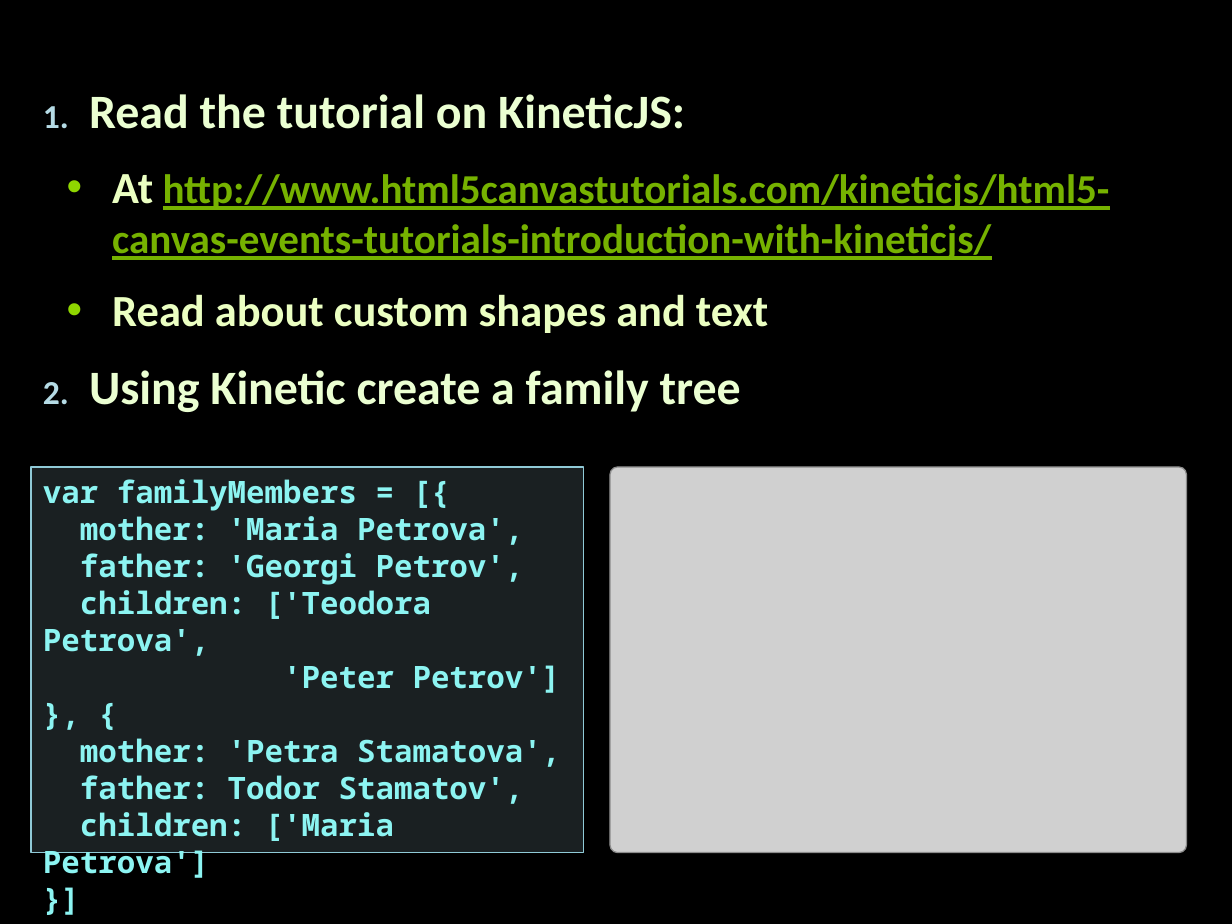
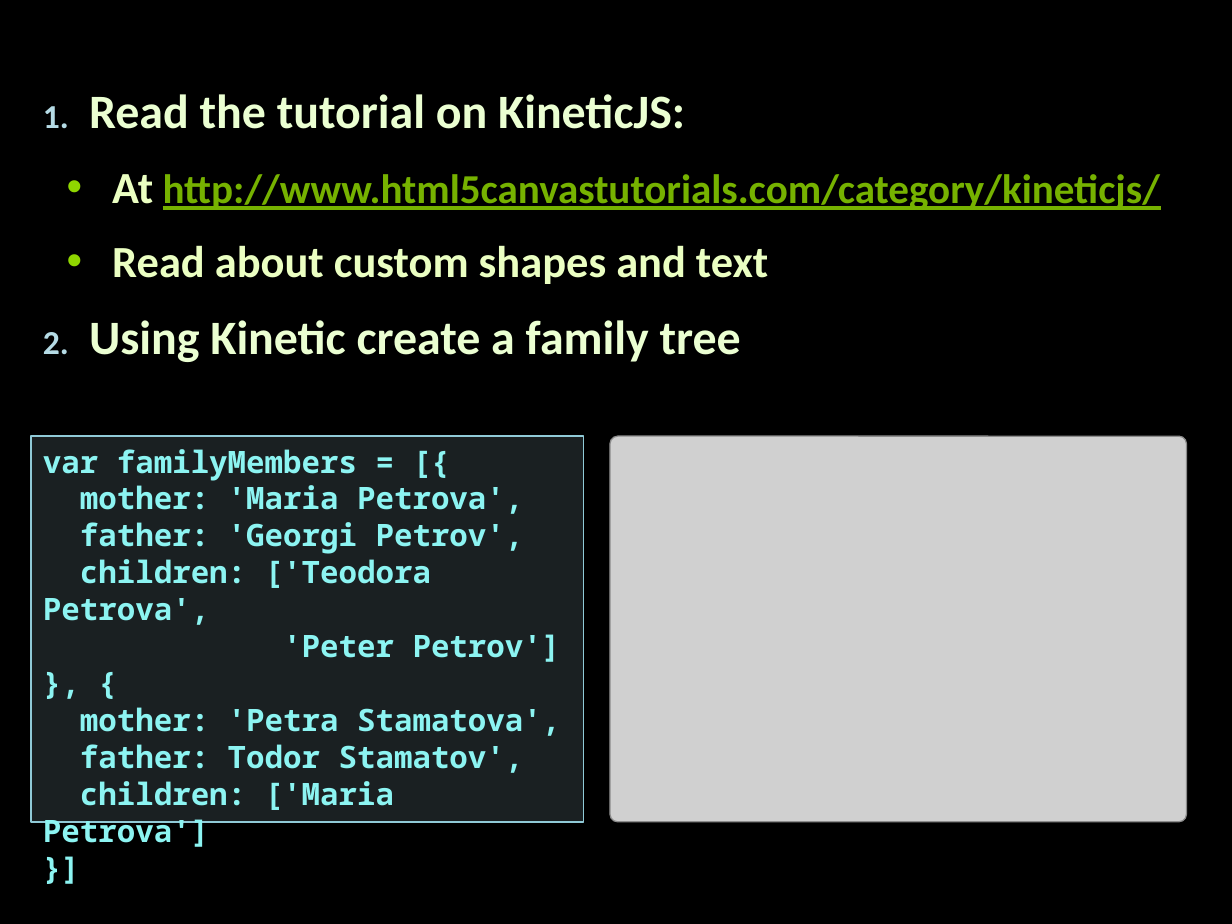
Before and after one commit to Termininja/TelerikAcademy, a slide deck: slide 1 of JavaScript/JS UI & DOM/03. KineticJS/KineticJS.pptx. Drawn at 1232x924 pixels with LibreOffice and Linux fonts; fonts in the diff are those of the drawing; grey boxes stand for pictures. Boxes give left, top, right and bottom in pixels: in the first picture for what was removed or moved away, otherwise in the second. Text is boxed around its words. In the diff, an @@ line names an element or a change of style, - is before the commit and + after.

```diff
--- a/JavaScript/JS UI & DOM/03. KineticJS/KineticJS.pptx
+++ b/JavaScript/JS UI & DOM/03. KineticJS/KineticJS.pptx
@@ text at box(112, 174, 1160, 210): text changed @@
-  • At http://www.html5canvastutorials.com/kineticjs/html5-canvas-events-tutorials-introduction-with-kineticjs/
+  • At http://www.html5canvastutorials.com/category/kineticjs/
@@ rectangle "var familyMembers = [{": place and size @@
-rectangle "var familyMembers = [{" at box(31, 467, 584, 853)
+rectangle "var familyMembers = [{" at box(31, 436, 584, 822)
@@ picture: place and size @@
-picture at box(610, 467, 1186, 853)
+picture at box(610, 436, 1186, 822)
```
Also in this commit, not shown: 2 other files.
